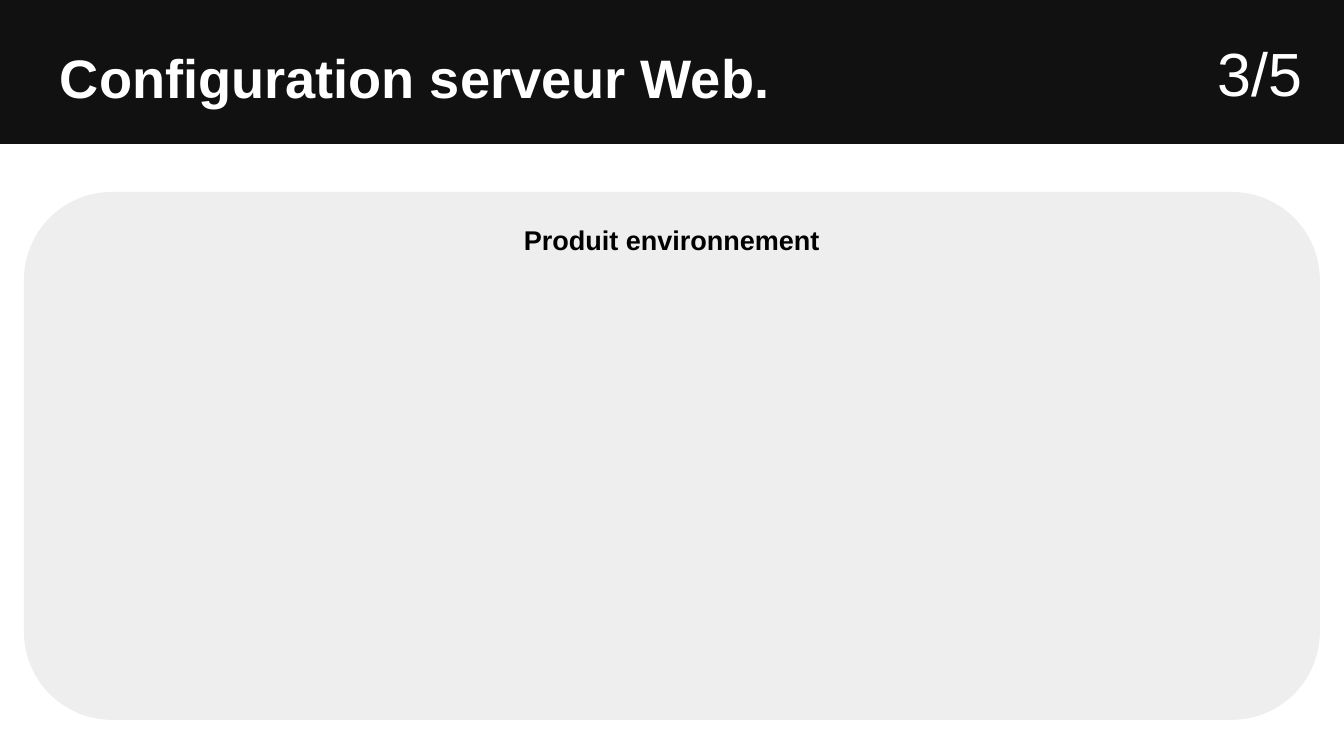
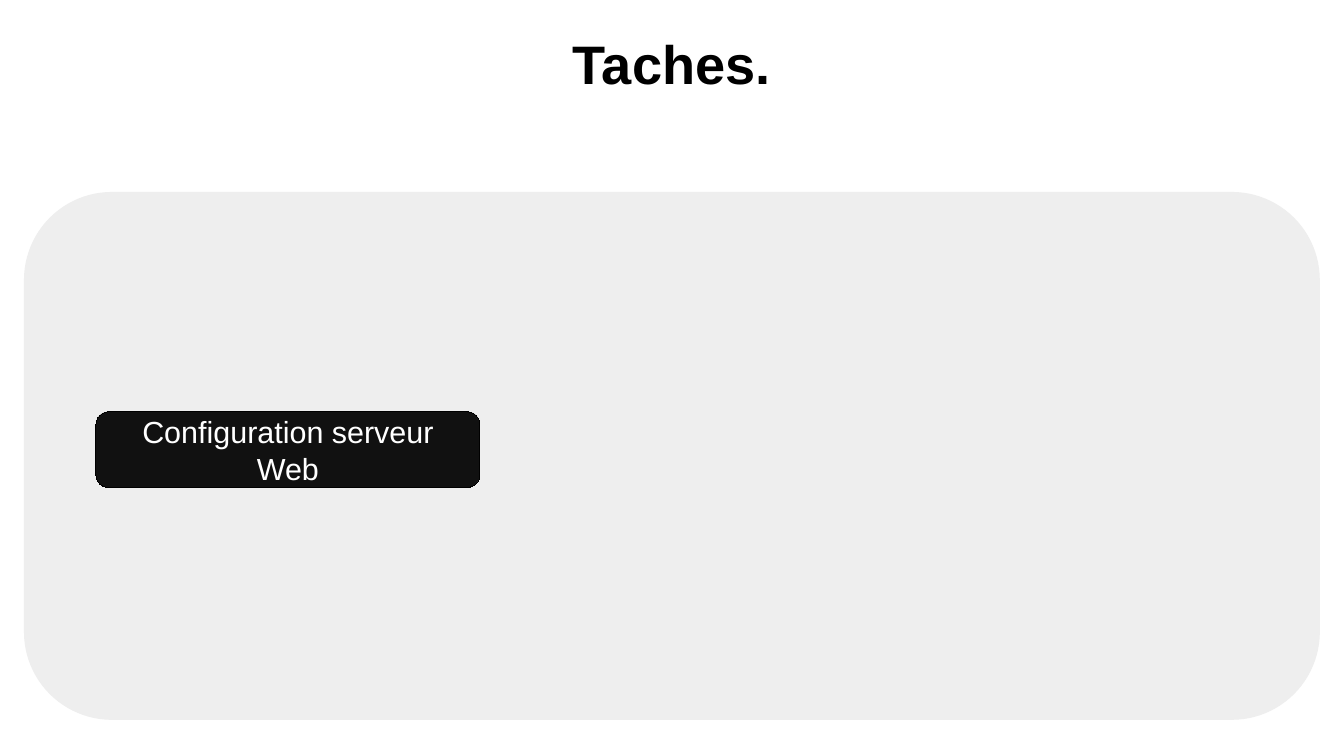
Before and after one commit to Sauvage89/sechoir-houblon, a slide deck: slide 21 of doc/diaporama/revu2/revu2_sauvage.odp (slide 25 before the commit). Drawn at 1344x756 pixels with LibreOffice and Linux fonts; fonts in the diff are those of the drawing. Boxes give left, top, right and bottom in pixels: in the first picture for what was removed or moved away, otherwise in the second. Text is boxed around its words. In the diff, an @@ line names an element or a change of style, - is before the commit and + after.

Commit message:
doc(revu2sauvage): restructuration du diapo, est ajout du contenue des tache de lénny

```diff
--- a/doc/diaporama/revu2/revu2_sauvage.odp
+++ b/doc/diaporama/revu2/revu2_sauvage.odp
@@ rectangle removed at bbox=[0, 0, 1344, 144] @@
@@ text added at bbox=[573, 44, 771, 85], 32 pt, text #000000, bold @@
+Taches.
@@ text removed at bbox=[1217, 51, 1302, 97] @@
-3/5
@@ text in rounded rectangle at bbox=[524, 230, 820, 251]: text removed @@
-Produit environnement
@@ rounded rectangle "Configuration serveur Web": place and size @@
-rounded rectangle "Configuration serveur Web" at bbox=[60, 58, 769, 108]
+rounded rectangle "Configuration serveur Web" at bbox=[96, 412, 481, 488]
@@ rounded rectangle "Configuration serveur Web" at bbox=[96, 412, 481, 488]: vertical alignment top to middle; fill none to #111111; outline none to #000000 0 pt @@
@@ text in rounded rectangle at bbox=[142, 421, 434, 481]: text changed; size 32 to 18 pt; bold off @@
-Configuration serveur Web.
+Configuration serveur Web
```
Also in this commit, not shown: 18 other slides changed, 9 slides added, 3 slides removed.
